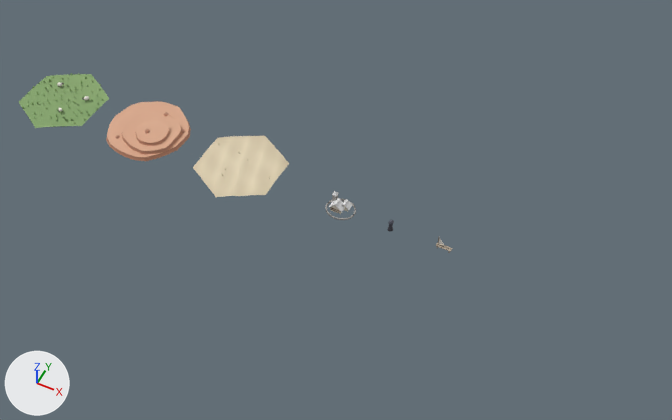
Renders of the Blender file assets/slice.blend from each side of a commit.
Both versions are drawn from a camera (50 mm lens) standing at (20.9, -9.92, 12.37) and looking at (16.44, -1.0, 1.23). Lighting does not change. The marker at lower left points along +X, +Y and +Z. The picture after the commit comes second.

The scene before the commit, as lines of its bpy script (objects in view):
```python
me_hills_t2 = bpy.data.meshes.new('hills_t2')
me_hills_t2.from_pydata(...)  # 48 vertices, 25 faces; spans x -0.552..0.528, y -0.545..0.538, z 0.075..0.149
me_hills_t2.materials.append(mat_pine)
me_hills_t3 = bpy.data.meshes.new('hills_t3')
me_hills_t3.from_pydata(...)  # 48 vertices, 25 faces; spans x -0.328..0.313, y -0.317..0.317, z 0.145..0.214
me_hills_t3.materials.append(mat_pine)
me_pasture_ground = bpy.data.meshes.new('pasture_ground')
me_pasture_ground.from_pydata(...)  # 48 vertices, 1 face; spans x -0.76..0.76, y -0.88..0.88, z -0.01..0.02
me_pasture_ground.polygons.foreach_set('use_smooth', [True] * 1)
me_pasture_ground.materials.append(mat_pine)
ob_hills_t2 = bpy.data.objects.new('hills_t2', me_hills_t2)
ob_hills_t2.location = (12.13, -0.08, 0.22)
ob_hills_t3 = bpy.data.objects.new('hills_t3', me_hills_t3)
ob_hills_t3.location = (12.19, -0.13, 0.22)
ob_pasture_ground = bpy.data.objects.new('pasture_ground', me_pasture_ground)
ob_pasture_ground.location = (10.0, 0.0, 0.22)
# also in view: 'hills_t1' at (11.98, 0.02, 0.26); 'desert_ground' at (14.0, 0.0, 0.24)
```
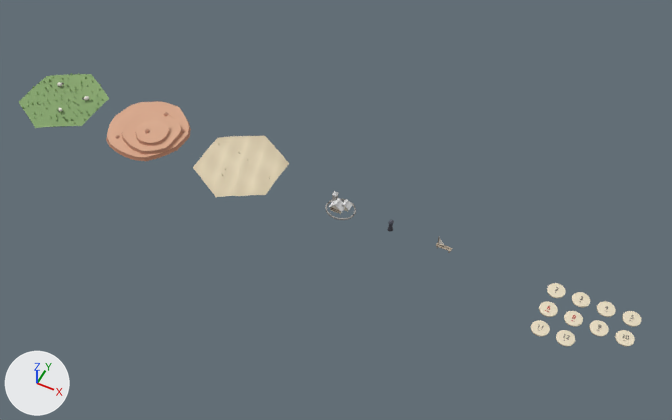
What the commit changed:
Mesh me_token_12 is new.
It has 676 vertices, 497 faces and spans x -0.15..0.15, y -0.15..0.15, z 0.0..0.032.
It uses material mat_building.
Mesh me_token_11 is new.
It has 528 vertices, 382 faces and spans x -0.15..0.15, y -0.15..0.15, z 0.0..0.032.
It uses material mat_building.
Mesh me_token_10 is new.
It has 1088 vertices, 802 faces and spans x -0.15..0.15, y -0.15..0.15, z 0.0..0.032.
It uses material mat_building.
Mesh me_token_9 is new.
It has 1412 vertices, 1045 faces and spans x -0.15..0.15, y -0.15..0.15, z 0.0..0.032.
It uses material mat_building.
Mesh me_token_8 is new.
It has 1840 vertices, 1366 faces and spans x -0.15..0.15, y -0.15..0.15, z 0.0..0.032.
It uses material mat_building.
Mesh me_token_6 is new.
It has 1556 vertices, 1149 faces and spans x -0.15..0.15, y -0.15..0.15, z 0.0..0.032.
It uses material mat_building.
Mesh me_token_5 is new.
It has 1192 vertices, 876 faces and spans x -0.15..0.15, y -0.15..0.15, z 0.0..0.032.
It uses material mat_building.
Mesh me_token_4 is new.
It has 748 vertices, 551 faces and spans x -0.15..0.15, y -0.15..0.15, z 0.0..0.032.
It uses material mat_building.
Mesh me_token_3 is new.
It has 1084 vertices, 803 faces and spans x -0.15..0.15, y -0.15..0.15, z 0.0..0.032.
It uses material mat_building.
Mesh me_token_2 is new.
It has 660 vertices, 489 faces and spans x -0.15..0.15, y -0.15..0.15, z 0.0..0.032.
It uses material mat_building.
Object 'token_12' (ob_token_12) is new; it shows me_token_12.
Its location is (20.42, -0.84, 0.0).
Object 'token_11' (ob_token_11) is new; it shows me_token_11.
Its location is (20.0, -0.84, 0.0).
Object 'token_10' (ob_token_10) is new; it shows me_token_10.
Its location is (21.26, -0.42, 0.0).
Object 'token_9' (ob_token_9) is new; it shows me_token_9.
Its location is (20.84, -0.42, 0.0).
Object 'token_8' (ob_token_8) is new; it shows me_token_8.
Its location is (20.42, -0.42, 0.0).
Object 'token_6' (ob_token_6) is new; it shows me_token_6.
Its location is (20.0, -0.42, 0.0).
Object 'token_5' (ob_token_5) is new; it shows me_token_5.
Its location is (21.26, 0.0, 0.0).
Object 'token_4' (ob_token_4) is new; it shows me_token_4.
Its location is (20.84, 0.0, 0.0).
Object 'token_3' (ob_token_3) is new; it shows me_token_3.
Its location is (20.42, 0.0, 0.0).
Object 'token_2' (ob_token_2) is new; it shows me_token_2.
Its location is (20.0, 0.0, 0.0).

Boxes (x1, y1, x2, y2) around the edits, measured in the pictures (672 x 420 px):
'token_12', added
    after: (556, 330, 575, 347)
'token_10', added
    after: (615, 330, 635, 347)
'token_9', added
    after: (589, 320, 609, 337)
'token_11', added
    after: (531, 320, 550, 337)
'token_8', added
    after: (564, 311, 583, 327)
'token_5', added
    after: (622, 311, 641, 327)
'token_4', added
    after: (597, 301, 616, 317)
'token_6', added
    after: (539, 301, 558, 317)
'token_3', added
    after: (572, 292, 590, 308)
'token_2', added
    after: (547, 283, 566, 298)
